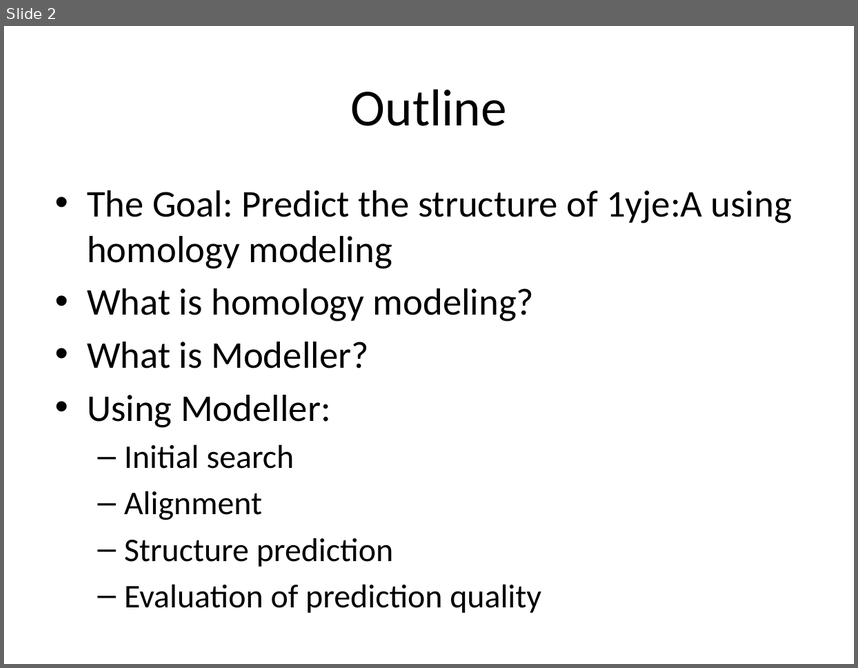
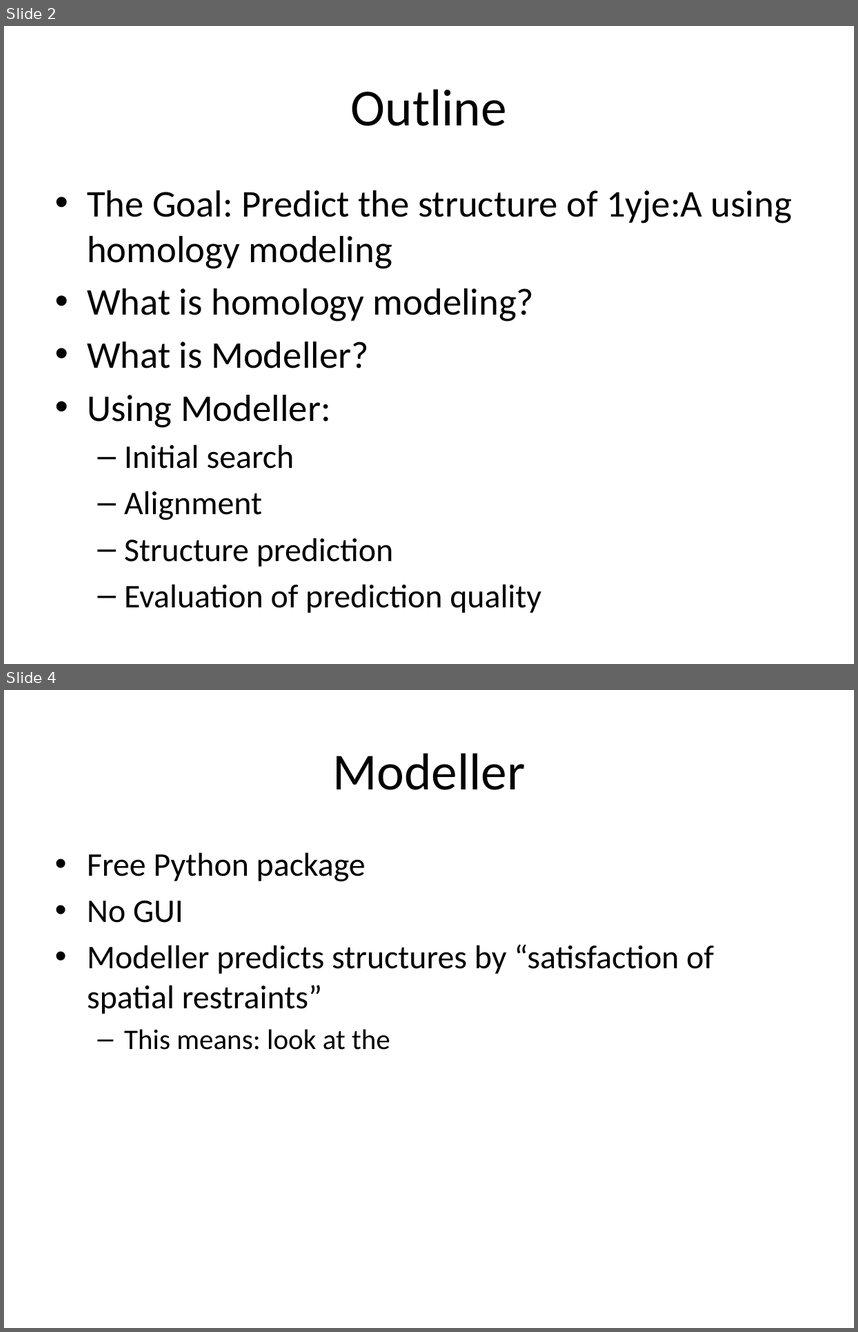
Before and after one commit to iosonofabio/bi2-ss12-p6, a slide deck: project6.pptx. Shown one above the other, each under a label of ours: slide 2 before the commit, slides 2 and 4 after it; the slides between them are not shown. The pictures are 858x668 and 858x1332 pixels, drawn with LibreOffice and Linux fonts; fonts in the diff are those of the drawing. Boxes give left, top, right and bottom in pixels: in the first picture for what was removed or moved away, otherwise in the second. Text is boxed around its words. In the diff, an @@ line names an element or a change of style, - is before the commit and + after.

```diff
--- a/project6.pptx
+++ b/project6.pptx
@@ slide 4 added at [4, 690, 854, 1328], background #FFFFFF @@
@@ title added at [332, 753, 525, 790], 44 pt, text #000000 @@
+Modeller
@@ text added at [87, 852, 714, 1049], 28 pt, text #000000 @@
+• Free Python package
+• No GUI
+• Modeller predicts structures by “satisfaction of spatial restraints”
+  – This means: look at the
```
Also in this commit, not shown: 6 slides changed, 2 other slides added, 1 slide removed.
